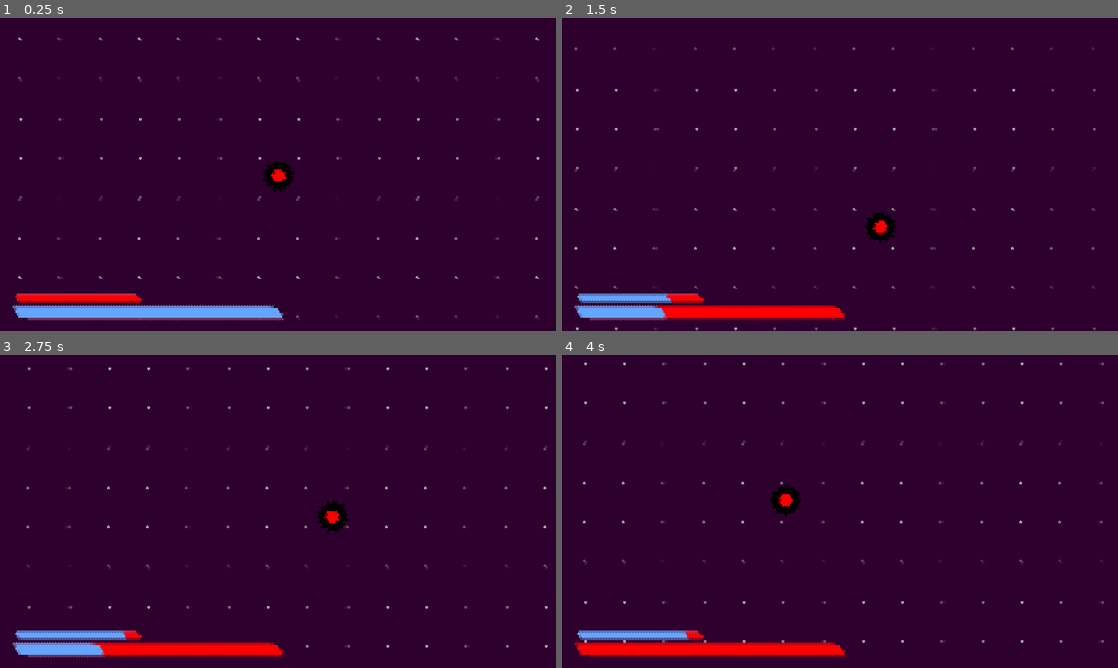
Above: before the commit, frames 1-4 (two rows, left to right).
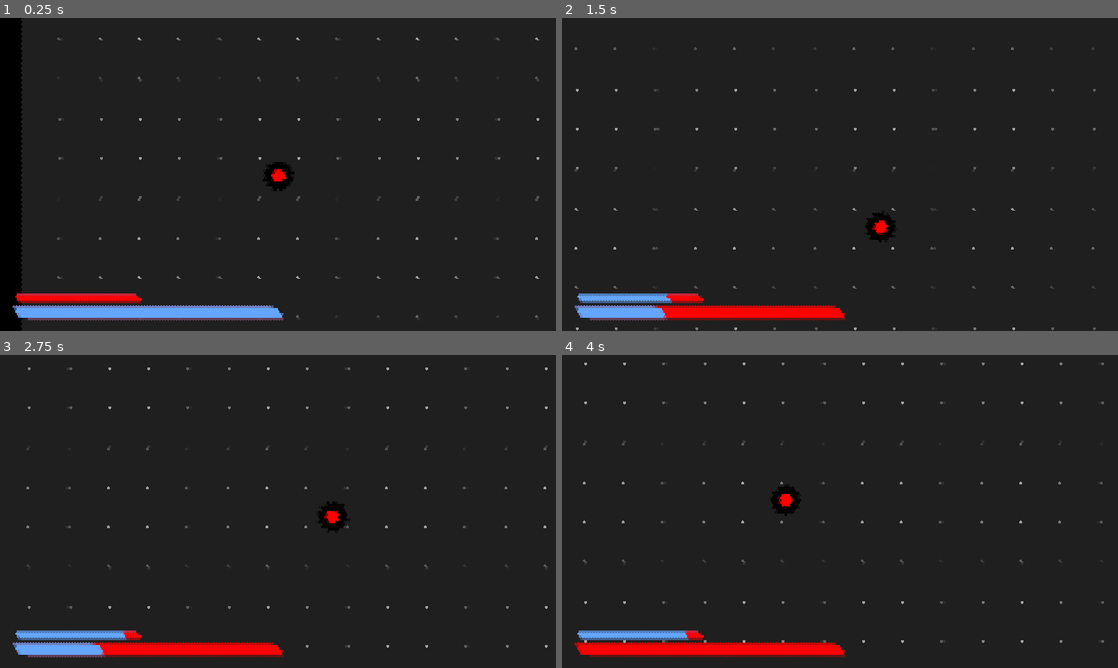
Above: after the commit, the same moments.

Repository: AgentMatthy/Going-Deeper
Game: Godot game, scene res://Scenes/root.tscn
The game is run twice, just before and just after one commit, with the same random seed, the same clock (stepped at 60 frames per second) and the same inputs.
Inputs (mouse positions are in pixels of both pictures, inside the frame that each line leads up to):
- Up to frame 1 (0.25 s): no input
- Up to frame 2 (1.5 s): tap Enter at 0.5 s; move the mouse to (962, 158) at 0.52 s; hold Right (ui_right) 0.53-1.28 s; tap Space (space) at 0.6, 1.35 s; move the mouse to (728, 190) at 1.27 s; hold Down (ui_down) from 1.28 s (still down)
- Up to frame 3 (2.75 s): move the mouse to (333, 442) at 2.02 s; release Down (ui_down) at 2.03 s; hold Right (ui_right) from 2.03 s (still down); tap Space (space) at 2.1 s
- Up to frame 4 (4 s): move the mouse to (812, 574) at 2.77 s; release Right (ui_right) at 2.78 s; hold Up (ui_up) 2.78-3.53 s; tap Space (space) at 2.85, 3.6 s; move the mouse to (1006, 558) at 3.52 s; hold Left (ui_left) from 3.53 s (still down)

The runs differ from the first frame. In frame 1, 96% of the frame differs, in the area x 0-100%, y 0-100%; in frame 2, 96%; in frame 3, 96%; in frame 4, 96%.

Commit message:
wall

Diff:
--- a/Scenes/root.tscn
+++ b/Scenes/root.tscn
@@ -1,12 +1,14 @@
-[gd_scene load_steps=16 format=3 uid="uid://dki4vlmyaunko"]
+[gd_scene load_steps=19 format=3 uid="uid://dki4vlmyaunko"]
 
 [ext_resource type="Script" path="res://Scripts/CharacterBody2D.gd" id="1_nbl84"]
 [ext_resource type="Texture2D" uid="uid://ca3iiq2dl5c6s" path="res://Sprites/player.png" id="2_m7mnc"]
-[ext_resource type="Texture2D" uid="uid://c8o81bpa4eahc" path="res://Sprites/background2.svg" id="3_hm0n1"]
 [ext_resource type="Shader" path="res://Shaders/bg.gdshader" id="3_nf3a4"]
 [ext_resource type="Shader" path="res://Shaders/root.gdshader" id="4_2eg7p"]
+[ext_resource type="Texture2D" uid="uid://dq1syvyo00yqv" path="res://Sprites/background3.svg" id="4_vvsvs"]
+[ext_resource type="Texture2D" uid="uid://68r6jl1wcje7" path="res://Sprites/rect1.svg" id="6_h7u2k"]
 
 [sub_resource type="CircleShape2D" id="CircleShape2D_ix8ry"]
+radius = 55.0091
 
 [sub_resource type="ShaderMaterial" id="ShaderMaterial_iquma"]
 shader = ExtResource("3_nf3a4")
@@ -54,6 +56,12 @@
 shader_parameter/center = Vector2(0.5, 0.5)
 shader_parameter/amount = 0.3
 
+[sub_resource type="PhysicsMaterial" id="PhysicsMaterial_17ht2"]
+bounce = 1.0
+
+[sub_resource type="RectangleShape2D" id="RectangleShape2D_vi35q"]
+size = Vector2(108, 108)
+
 [node name="ROOT" type="Node2D"]
 
 [node name="Player" type="CharacterBody2D" parent="."]
@@ -81,7 +89,7 @@
 [node name="Sprite2D" type="Sprite2D" parent="ParallaxBackground/ParallaxLayer"]
 light_mask = 0
 z_index = -1
-texture = ExtResource("3_hm0n1")
+texture = ExtResource("4_vvsvs")
 centered = false
 
 [node name="GUI" type="CanvasLayer" parent="."]
@@ -147,3 +155,20 @@
 anchor_bottom = 1.0
 grow_horizontal = 2
 grow_vertical = 2
+
+[node name="WORLD" type="Node" parent="."]
+
+[node name="Walls" type="Node" parent="WORLD"]
+
+[node name="StaticBody2D" type="StaticBody2D" parent="WORLD/Walls"]
+position = Vector2(20, 568)
+scale = Vector2(1, 13.2)
+physics_material_override = SubResource("PhysicsMaterial_17ht2")
+metadata/_edit_group_ = true
+
+[node name="CollisionShape2D" type="CollisionShape2D" parent="WORLD/Walls/StaticBody2D"]
+shape = SubResource("RectangleShape2D_vi35q")
+
+[node name="Sprite2D" type="Sprite2D" parent="WORLD/Walls/StaticBody2D"]
+scale = Vector2(0.1, 0.1)
+texture = ExtResource("6_h7u2k")
--- /dev/null
+++ b/Sprites/rect1.svg
@@ -0,0 +1,24 @@
+<?xml version="1.0" encoding="UTF-8" standalone="no"?>
+<!-- Created with Inkscape (http://www.inkscape.org/) -->
+
+<svg
+   width="1080"
+   height="1080"
+   viewBox="0 0 1080 1080"
+   version="1.1"
+   id="svg1"
+   xmlns="http://www.w3.org/2000/svg"
+   xmlns:svg="http://www.w3.org/2000/svg">
+  <defs
+     id="defs1" />
+  <g
+     id="layer1">
+    <rect
+       style="fill:#000000"
+       id="rect1"
+       width="1080"
+       height="1080"
+       x="0"
+       y="0" />
+  </g>
+</svg>
Not shown, added: Sprites/rect1.svg.import
